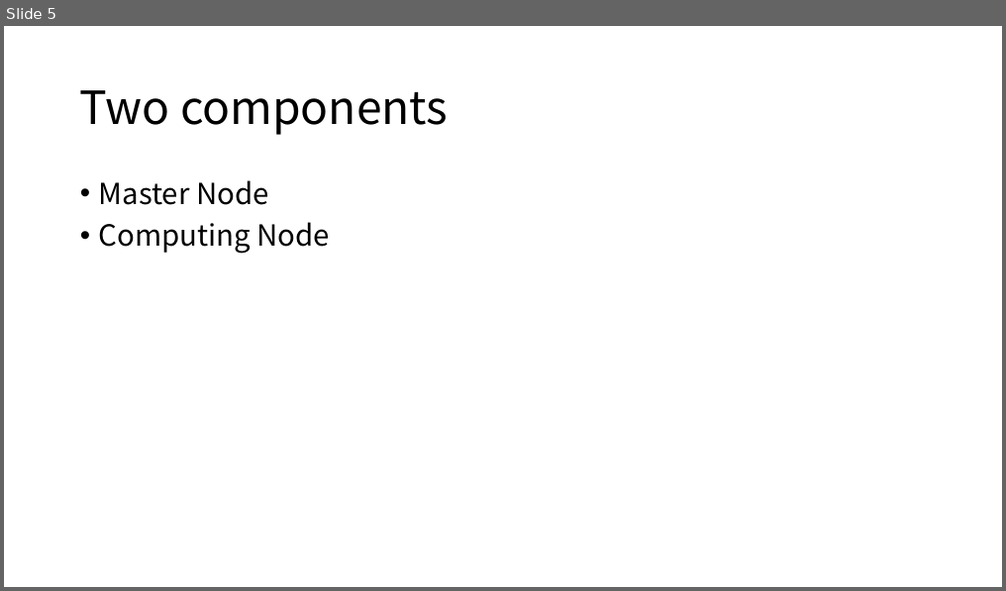
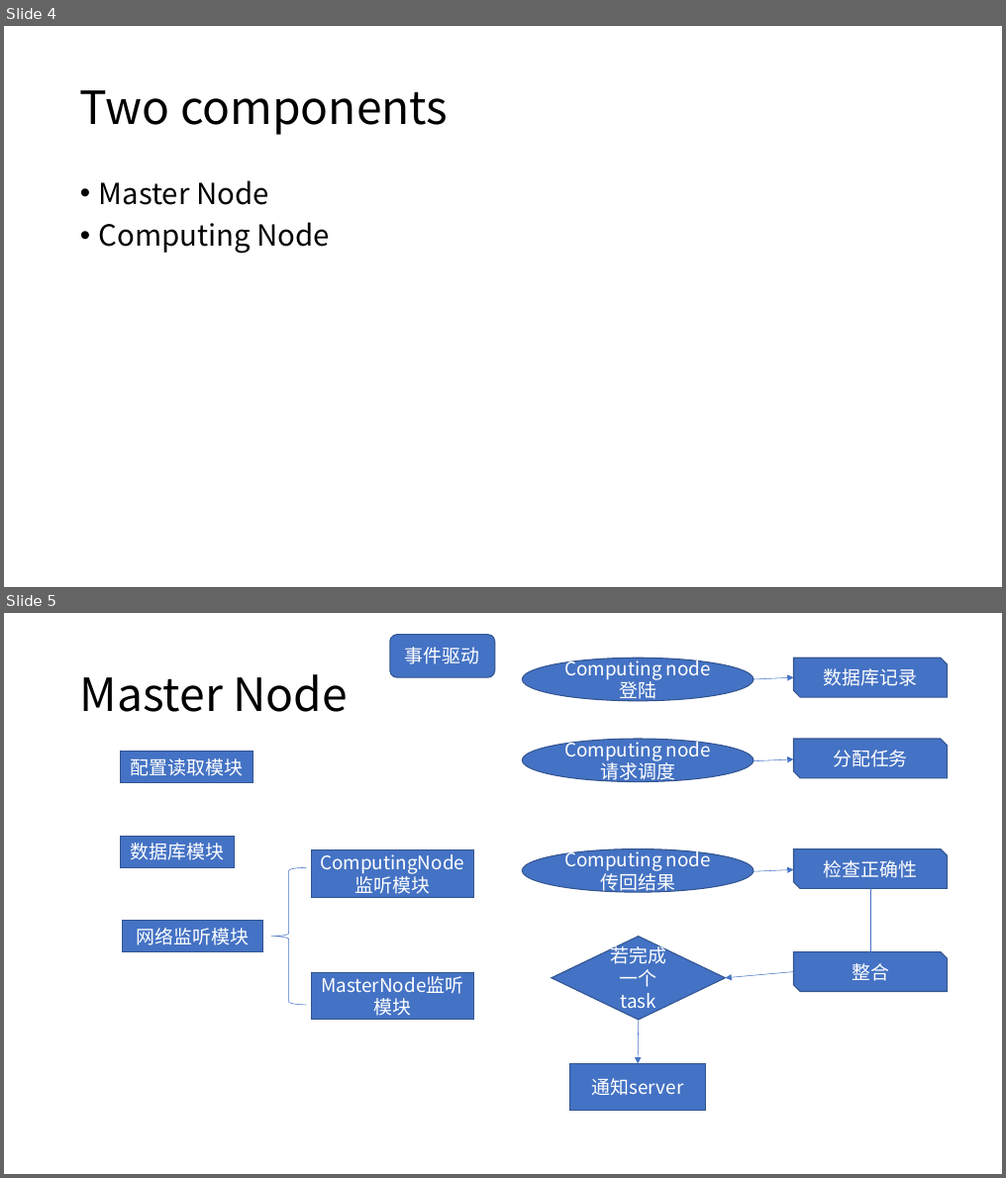
Before and after one commit to jstzwj/Mocores, a slide deck: design/first week plan.pptx. Shown one above the other, each under a label of ours: slide 5 before the commit, slides 4 and 5 after it. The pictures are 1006x591 and 1006x1178 pixels, drawn with LibreOffice and Linux fonts; fonts in the diff are those of the drawing. Boxes give left, top, right and bottom in pixels: in the first picture for what was removed or moved away, otherwise in the second. Text is boxed around its words. In the diff, an @@ line names an element or a change of style, - is before the commit and + after.

```diff
--- a/design/first week plan.pptx
+++ b/design/first week plan.pptx
@@ slide 5 added at [4,613,1002,1174], background #FFFFFF @@
@@ rounded rectangle added at [390,635,495,678], fill #4472C4, outline #325491 1 pt, 18 pt, text #FFFFFF @@
+事件驱动
@@ ellipse added at [522,658,753,701], fill #4472C4, outline #325491 1 pt, 18 pt, text #FFFFFF @@
+Computing node登陆
@@ snip diag rect added at [794,658,947,697], fill #4472C4, outline #325491 1 pt, 18 pt, text #FFFFFF @@
+数据库记录
@@ title added at [80,674,349,712], 44 pt, text #000000 @@
+Master Node
@@ arrow added from (753, 679) to (794, 677), #4472C4 0.5 pt @@
@@ rectangle added at [121,752,253,783], fill #4472C4, outline #325491 1 pt, 18 pt, text #FFFFFF @@
+配置读取模块
@@ ellipse added at [522,739,753,782], fill #4472C4, outline #325491 1 pt, 18 pt, text #FFFFFF @@
+Computing node请求调度
@@ arrow added from (753, 761) to (794, 760), #4472C4 0.5 pt @@
@@ snip diag rect added at [794,739,947,778], fill #4472C4, outline #325491 1 pt, 18 pt, text #FFFFFF @@
+分配任务
@@ rectangle added at [121,836,235,867], fill #4472C4, outline #325491 1 pt, 18 pt, text #FFFFFF @@
+数据库模块
@@ ellipse added at [522,850,753,893], fill #4472C4, outline #325491 1 pt, 18 pt, text #FFFFFF @@
+Computing node传回结果
@@ snip diag rect added at [794,850,947,889], fill #4472C4, outline #325491 1 pt, 18 pt, text #FFFFFF @@
+检查正确性
@@ left brace added at [271,867,307,1004], outline #4472C4 0.5 pt @@
@@ rectangle added at [311,851,473,897], fill #4472C4, outline #325491 1 pt, 18 pt, text #FFFFFF @@
+ComputingNode监听模块
@@ arrow added from (753, 872) to (794, 869), #4472C4 0.5 pt @@
@@ arrow added from (871, 888) to (871, 964), #4472C4 0.5 pt @@
@@ rectangle added at [122,921,262,953], fill #4472C4, outline #325491 1 pt, 18 pt, text #FFFFFF @@
+网络监听模块
@@ diamond added at [551,937,725,1020], fill #4472C4, outline #325491 1 pt, 18 pt, text #FFFFFF @@
+若完成一个task
@@ snip diag rect added at [794,953,947,992], fill #4472C4, outline #325491 1 pt, 18 pt, text #FFFFFF @@
+整合
@@ rectangle added at [311,972,473,1020], fill #4472C4, outline #325491 1 pt, 18 pt, text #FFFFFF @@
+MasterNode监听模块
@@ arrow added from (794, 972) to (726, 978), #4472C4 0.5 pt @@
@@ arrow added from (638, 1020) to (638, 1063), #4472C4 0.5 pt @@
@@ rectangle added at [570,1063,706,1110], fill #4472C4, outline #325491 1 pt, 18 pt, text #FFFFFF @@
+通知server
@@ what was slide 5 is now slide 4 @@
```
Also in this commit, not shown: 2 other slides added, 2 slides removed, 6 other files.
